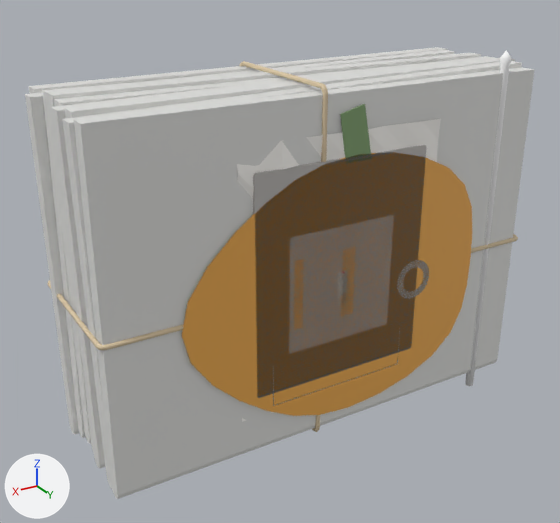
Before and after pictures for a commit that changed the Blender file art/blender/evidence_pieces.blend.
Both versions are drawn from a 50 mm lens placed at (0.31, 0.427, 0.233), pointed at (0.015, -0.064, -0.012). The axes (+X, +Y, +Z) are drawn at lower left. The lights are the same throughout. The first picture is the older version.

The first picture shows 'bundle__ON_linen__string', 'bundle__ON_paper__newsprint', 'duplicate_negative__ON_paper__glassine', 'jonah_page__ON_paper__cream', 'occasion_flag__ON_wood_dark', 'occasion_pumpkin__ON_paper__leaf', 'occasion_pumpkin__ON_paper__pumpkin', 'plate_half__ON_paper__card' and 3 more.
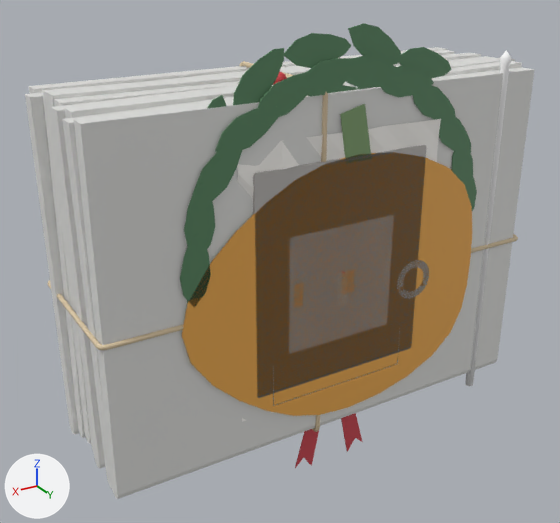
Diff of the bpy script that builds the scene:
```diff
--- a/art/blender/evidence_pieces.blend.py
+++ b/art/blender/evidence_pieces.blend.py
@@ mat_review_paper_ribbon @@
+mat_review_paper_ribbon = principled_material('review_paper_ribbon')
+mat_review_paper_ribbon.base_color = (0.6, 0.06, 0.08)  # red #cb4550
+mat_review_paper_ribbon.roughness = 0.55
@@ mat_review_paper_berry @@
+mat_review_paper_berry = principled_material('review_paper_berry')
+mat_review_paper_berry.base_color = (0.66, 0.05, 0.06)  # red #d43f45
+mat_review_paper_berry.roughness = 0.55
@@ mat_review_paper_holly @@
+mat_review_paper_holly = principled_material('review_paper_holly')
+mat_review_paper_holly.base_color = (0.1, 0.24, 0.12)  # green #598661
+mat_review_paper_holly.roughness = 0.55
@@ me_occasion_wreath__on_paper__ribbon @@
+me_occasion_wreath__on_paper__ribbon.from_pydata(...)  # 240 vertices, 100 faces; spans x -0.0563..0.0557, y -0.0128..-0.009, z -0.1752..-0.0812
+me_occasion_wreath__on_paper__ribbon.materials.append(mat_review_paper_ribbon)  # its picture is missing
@@ me_occasion_wreath__on_paper__berry @@
+me_occasion_wreath__on_paper__berry.from_pydata(...)  # 546 vertices, 1008 faces; spans x -0.129..0.125, y -0.018..-0.007, z -0.103..0.148
+me_occasion_wreath__on_paper__berry.polygons.foreach_set('use_smooth', [True] * 1008)
+me_occasion_wreath__on_paper__berry.materials.append(mat_review_paper_berry)  # its picture is missing
@@ me_occasion_wreath__on_paper__holly @@
+me_occasion_wreath__on_paper__holly.from_pydata(...)  # 5104 vertices, 2088 faces; spans x -0.147..0.147, y -0.009..0.0, z -0.121..0.175
+me_occasion_wreath__on_paper__holly.materials.append(mat_review_paper_holly)  # its picture is missing
@@ ob_occasion_wreath__on_paper__ribbon @@
+ob_occasion_wreath__on_paper__ribbon = bpy.data.objects.new('occasion_wreath__ON_paper__ribbon', me_occasion_wreath__on_paper__ribbon)
+ob_occasion_wreath__on_paper__ribbon.location = (0.0, 0.0, 0.0)
@@ ob_occasion_wreath__on_paper__berry @@
+ob_occasion_wreath__on_paper__berry = bpy.data.objects.new('occasion_wreath__ON_paper__berry', me_occasion_wreath__on_paper__berry)
+ob_occasion_wreath__on_paper__berry.location = (0.0, 0.0, 0.0)
@@ ob_occasion_wreath__on_paper__holly @@
+ob_occasion_wreath__on_paper__holly = bpy.data.objects.new('occasion_wreath__ON_paper__holly', me_occasion_wreath__on_paper__holly)
+ob_occasion_wreath__on_paper__holly.location = (0.0, 0.0, 0.0)
```

Where the change shows, as pixel boxes [x1, y1, x2, y2] in the pictures (560 x 523 px):
'occasion_wreath__ON_paper__holly', added (green): after [180, 23, 477, 306]
'occasion_wreath__ON_paper__ribbon', added (red): after [295, 413, 362, 468]
'occasion_wreath__ON_paper__berry', added (mostly hidden): after [273, 71, 287, 85]
